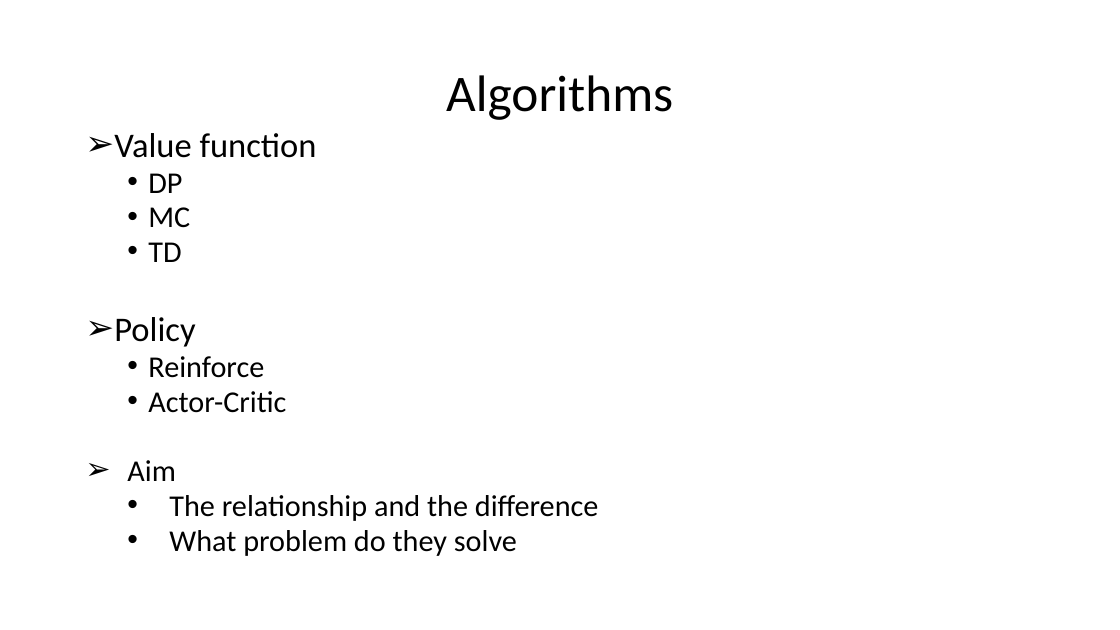
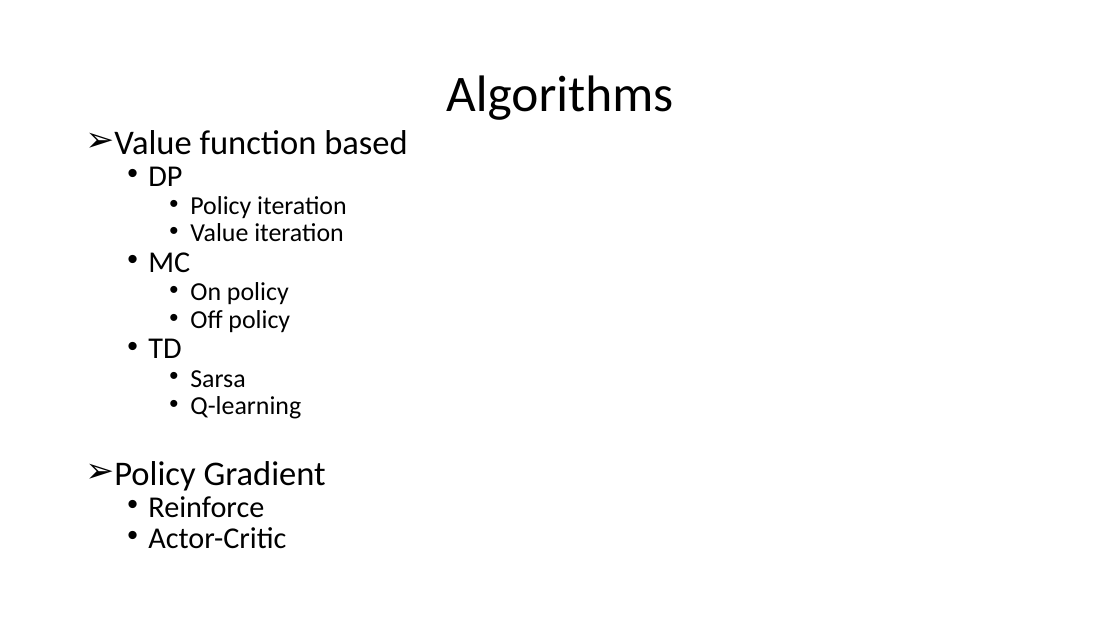
Before and after one commit to xfdywy/RL, a slide deck: slide 13 of FirstSeminar/firstseminar.pptx (slide 14 before the commit). Drawn at 1120x630 pixels with LibreOffice and Linux fonts; fonts in the diff are those of the drawing. Boxes give left, top, right and bottom in pixels: in the first picture for what was removed or moved away, otherwise in the second. Text is boxed around its words. In the diff, an @@ line names an element or a change of style, - is before the commit and + after.

```diff
--- a/FirstSeminar/firstseminar.pptx
+++ b/FirstSeminar/firstseminar.pptx
@@ text at <box>114,130,407,155</box>: text changed @@
-➢ Value function
+➢ Value function based
@@ text at <box>148,166,286,549</box>: line spacing 0.8 to 0.7 @@
@@ text at <box>190,196,347,242</box>: paragraphs added @@
+    • Policy iteration
+    • Value iteration
@@ text at <box>190,282,290,333</box>: paragraphs added @@
+    • On policy
+    • Off policy
@@ text at <box>114,370,326,491</box>: text changed; size 29.6 to 22.2 pt @@
-➢ Policy
+    • Sarsa
+    • Q-learning
+➢ Policy Gradient
@@ text at <box>127,460,599,556</box>: paragraphs removed @@
-  ➢ Aim
-    • The relationship and the difference
-    • What problem do they solve
```
Also in this commit, not shown: 12 other slides changed, 9 slides added, 3 slides removed, 1 other file.
